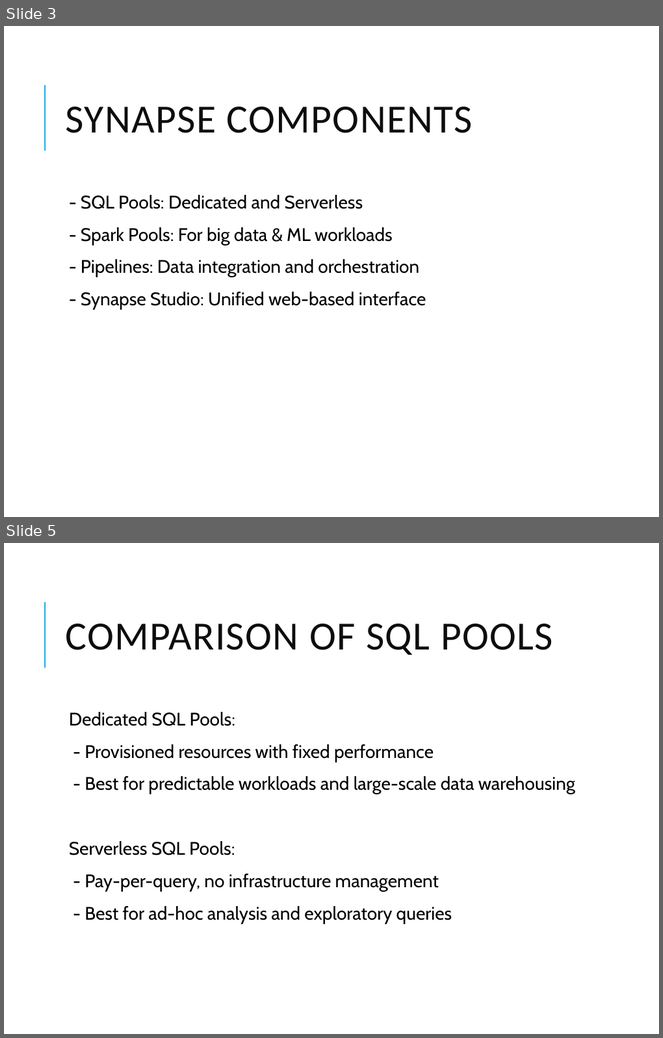
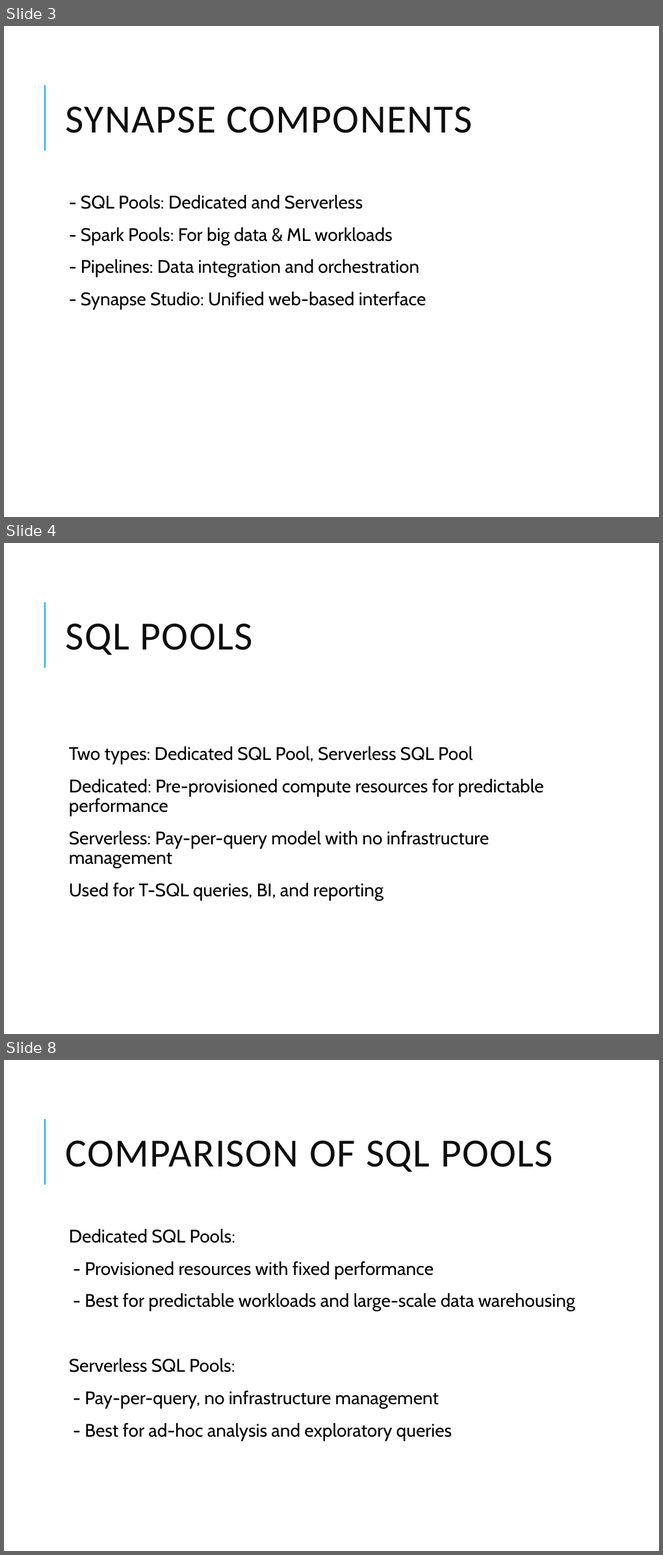
Before and after one commit to vikash-verma-profile/DE-Content-WithSnowflakes, a slide deck: Week-3/Day-1/Synapse_Fabric_Airflow_Overview.pptx. Shown one above the other, each under a label of ours: slides 3 and 5 before the commit, slides 3, 4 and 8 after it; the slides between them are not shown. The pictures are 663x1038 and 663x1555 pixels, drawn with LibreOffice and Linux fonts; fonts in the diff are those of the drawing. Boxes give left, top, right and bottom in pixels: in the first picture for what was removed or moved away, otherwise in the second. Text is boxed around its words. In the diff, an @@ line names an element or a change of style, - is before the commit and + after.

```diff
--- a/Week-3/Day-1/Synapse_Fabric_Airflow_Overview.pptx
+++ b/Week-3/Day-1/Synapse_Fabric_Airflow_Overview.pptx
@@ slide 4 added at [4,543,659,1034], background #FFFFFF; not listed: 1 template element that a slide beside it also shows @@
@@ title added at [66,624,253,655], 44 pt, text #0D0D0D @@
+SQL POOLS
@@ text added at [69,746,544,901], 20 pt, text #000000 @@
+  Two types: Dedicated SQL Pool, Serverless SQL Pool
+  Dedicated: Pre-provisioned compute resources for predictable performance
+  Serverless: Pay-per-query model with no infrastructure management
+  Used for T-SQL queries, BI, and reporting
@@ what was slide 5 is now slide 8 @@
```
Also in this commit, not shown: 2 other slides added, 29 other files.
